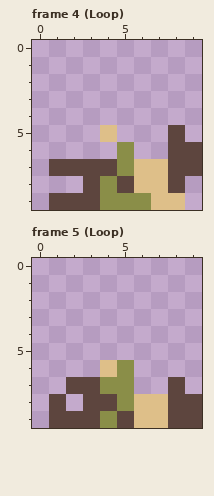
Pixel-art file, stored at Assets/Art/Characters/characters.aseprite. Above is the file before it was changed.
10x10 pixels, 5 frames. Shown: frame 4 (Loop), frame 5 (Loop). The commit also changed other frames, which this record leaves out.
The same view after the edit:
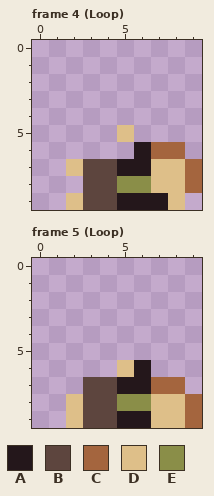
Palette (. is transparent): A #24171b  B #5d453e  C #a4653e  D #debf89  E #8a8e48
Difference:
layer "hunter" now hidden
layer "student" added
--- frame 4 (Loop)
@@ x 0..9 @@
  4 ..........
- 5 ....D...B.
- 6 .....E..BB
- 7 .BBBBEDDBB
- 8 ...BEBDDB.
- 9 .BBBEEEDD.
+ 5 .....D....
+ 6 ......ACC.
+ 7 ..DBBAADDC
+ 8 ...BBEEDDC
+ 9 ..DBBAAAD.
--- frame 5 (Loop)
@@ x 0..9 @@
  5 ..........
- 6 ....DE....
- 7 ..BBEE..B.
- 8 .B.BBEDDBB
- 9 .BBBEBDDBB
+ 6 .....DA...
+ 7 ...BBAACC.
+ 8 ..DBBEEDDC
+ 9 ..DBBAADDC
